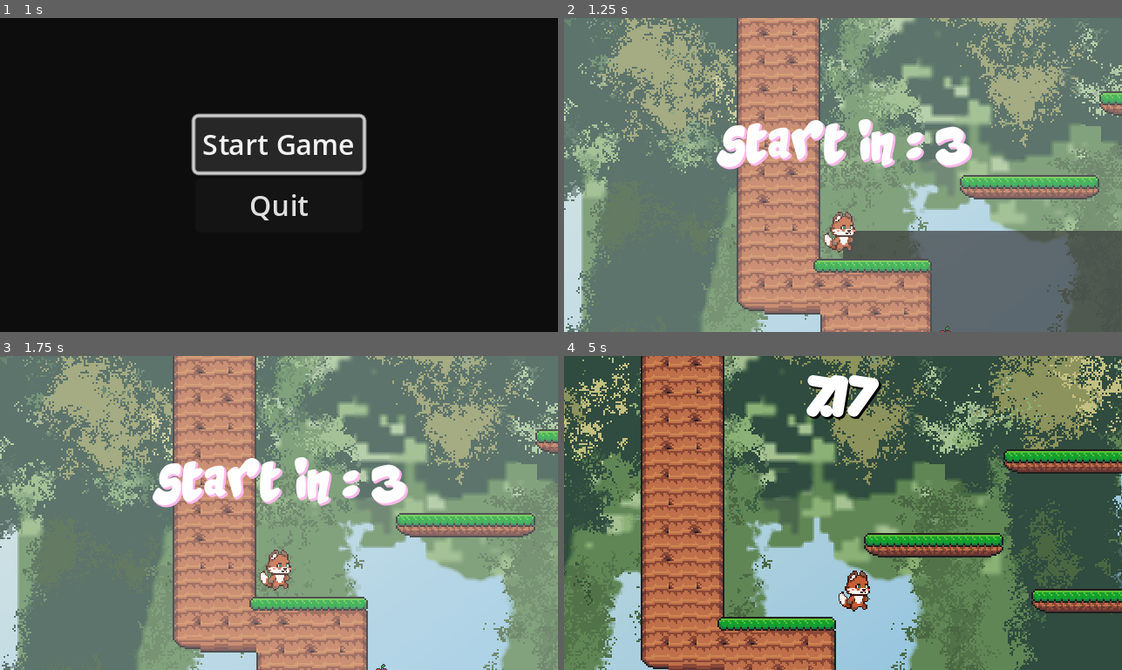
Above: before the commit, frames 1-4 (two rows, left to right).
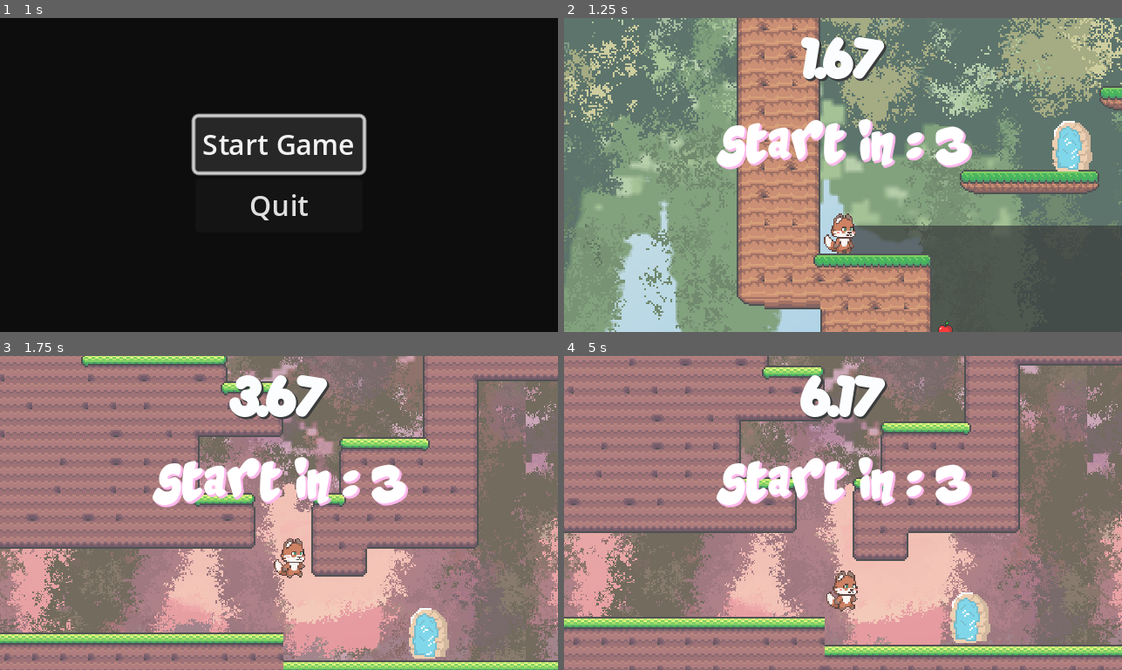
Above: after the commit, the same moments.

Repository: alwong18/AnimalExplorer
Game: Godot game, scene res://Scenes/start_menu.tscn
The game is run twice, just before and just after one commit, with the same random seed, the same clock (stepped at 60 frames per second) and the same inputs. The engine's default icon, where the game draws it, is replaced by a stand-in: a white triangle on a blue panel in a dark square.
Inputs:
- Up to frame 1 (1 s): click "Start Game" at 0.5 s
- Up to frame 2 (1.25 s): no input
- Up to frame 3 (1.75 s): hold Right (move_right) from 1.28 s (still down); tap Space (shoot) at 1.35 s; tap Up (move_up) at 1.52 s
- Up to frame 4 (5 s): tap Space (shoot) every 0.75 s from 2.1 to 4.35 s; tap Up (move_up) at 2.27, 3.77, 4.52 s; release Right (move_right) at 2.78 s; hold Left (move_left) 2.78-3.53 s; hold Right (move_right) from 3.53 s (still down)

Frame 1 is identical in both runs. In frame 2, 59% of the frame differs, in the area x 0-100%, y 0-100%; in frame 3, 89%; in frame 4, 99%.

Commit message:
Added portal back

Diff:
--- a/Scenes/World.gd
+++ b/Scenes/World.gd
@@ -10,8 +10,8 @@
 # Called when the node enters the scene tree for the first time.
 func _ready():
 	get_tree().paused = true
-	animation_player.play("countdown")
-	await animation_player.animation_finished
+#	animation_player.play("countdown")
+#	await animation_player.animation_finished
 	get_tree().paused = false
 	start_level_msc = Time.get_ticks_msec()
 
--- a/Scenes/World.tscn
+++ b/Scenes/World.tscn
@@ -1,9 +1,10 @@
-[gd_scene load_steps=9 format=3 uid="uid://k5rl6ostil4q"]
+[gd_scene load_steps=10 format=3 uid="uid://k5rl6ostil4q"]
 
 [ext_resource type="PackedScene" uid="uid://b5doxaq34uvii" path="res://Scenes/player.tscn" id="1_e5v70"]
 [ext_resource type="Script" path="res://Scenes/World.gd" id="1_tv3gm"]
 [ext_resource type="FontFile" uid="uid://ca30al1di8cyx" path="res://Magic Sound.ttf" id="3_5pd06"]
 [ext_resource type="FontFile" uid="uid://c5vkum18rnjio" path="res://porkys/PORKH___.TTF" id="3_mbbkv"]
+[ext_resource type="PackedScene" uid="uid://ce7nouhtqom6x" path="res://portal.tscn" id="3_uddul"]
 
 [sub_resource type="LabelSettings" id="LabelSettings_8mmjr"]
 line_spacing = 4.0
@@ -129,3 +130,5 @@
 "": SubResource("AnimationLibrary_u42lh")
 }
 autoplay = "countdown"
+
+[node name="Portal" parent="." instance=ExtResource("3_uddul")]
--- a/Scenes/level_one.tscn
+++ b/Scenes/level_one.tscn
@@ -48,3 +48,6 @@
 [node name="Sprite2D" type="Sprite2D" parent="ParallaxBackground/ParallaxLayer" index="0"]
 position = Vector2(100, 80)
 texture = ExtResource("10_lyht3")
+
+[node name="Portal" parent="." index="12"]
+position = Vector2(128, -46)
--- a/Scenes/level_three.tscn
+++ b/Scenes/level_three.tscn
@@ -5,5 +5,5 @@
 
 [node name="LevelThree" instance=ExtResource("1_uxuwo")]
 
-[node name="Portal" parent="." index="2"]
+[node name="Portal" parent="." index="3"]
 next_level = ExtResource("2_lnxij")
--- a/Scenes/level_two.tscn
+++ b/Scenes/level_two.tscn
@@ -26,6 +26,6 @@
 scale = Vector2(0.07, 0.07)
 texture = ExtResource("3_sagoy")
 
-[node name="Portal" parent="." index="4"]
+[node name="Portal" parent="." index="5"]
 position = Vector2(0, 32)
 next_level = ExtResource("4_oypf2")
